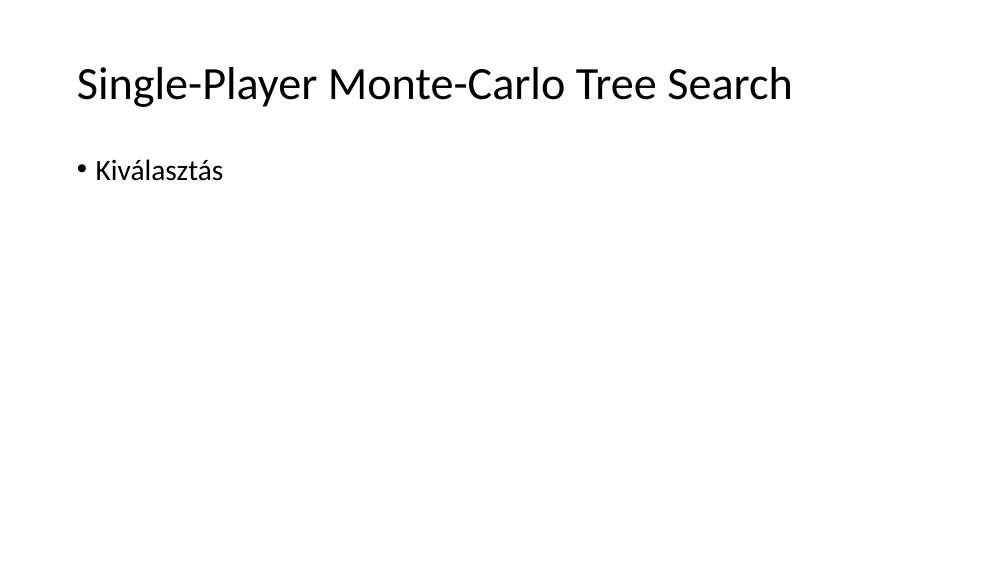
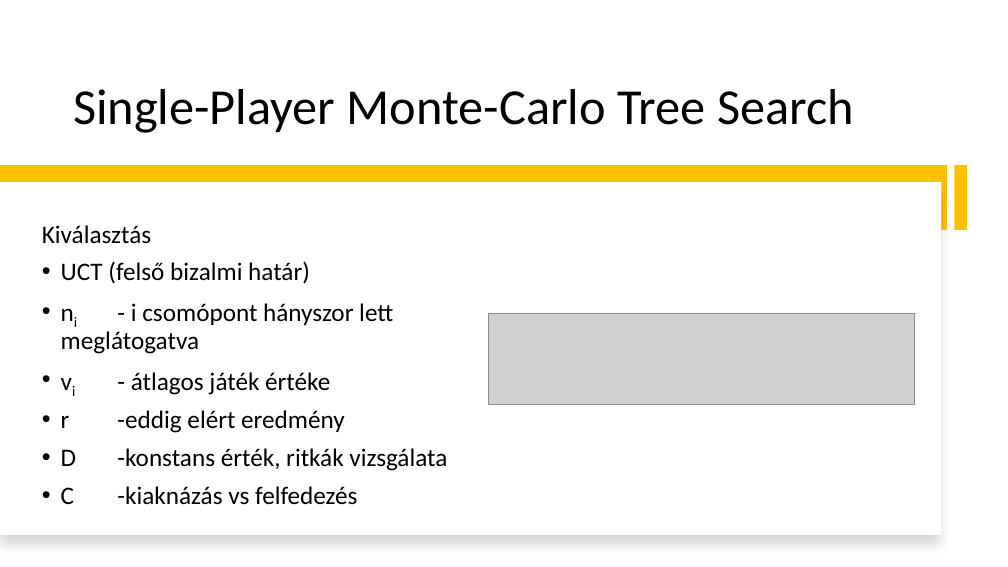
Before and after one commit to DrCash-KMark/uniBscProject, a slide deck: slide 7 of Documents/Bemutató.pptx. Drawn at 1008x567 pixels with LibreOffice and Linux fonts; fonts in the diff are those of the drawing; grey boxes stand for pictures. Boxes give left, top, right and bottom in pixels: in the first picture for what was removed or moved away, otherwise in the second. Text is boxed around its words. In the diff, an @@ line names an element or a change of style, - is before the commit and + after.

```diff
--- a/Documents/Bemutató.pptx
+++ b/Documents/Bemutató.pptx
@@ title "Single-Player Monte-Carlo Tree Search" at box(73, 89, 854, 133): size 44 to 48 pt; vertical alignment middle to bottom @@
@@ rectangle added at box(0, 166, 948, 230), fill #FFC000 @@
@@ rectangle added at box(954, 166, 967, 230), fill #FFC000 @@
@@ rectangle added at box(0, 182, 941, 535), fill #FFFFFF @@
@@ text "Kiválasztás": place and size @@
-text "Kiválasztás" at box(96, 159, 224, 181)
+text "Kiválasztás" at box(42, 225, 447, 505)
@@ text "Kiválasztás" at box(42, 225, 447, 505): vertical alignment top to middle @@
@@ text at box(42, 225, 151, 244): size 28 to 24 pt in "Kiválasztás"; bullet • to none @@
@@ text at box(61, 261, 447, 505): paragraphs added @@
+• UCT (felső bizalmi határ)
+• ni - i csomópont hányszor lett meglátogatva
+• vi - átlagos játék értéke
+• r -eddig elért eredmény
+• D -konstans érték, ritkák vizsgálata
+• C -kiaknázás vs felfedezés
@@ picture added at box(488, 313, 914, 405) @@
```
Also in this commit, not shown: 1 other slide changed, 6 slides added, 1 slide removed, 7 other files.
